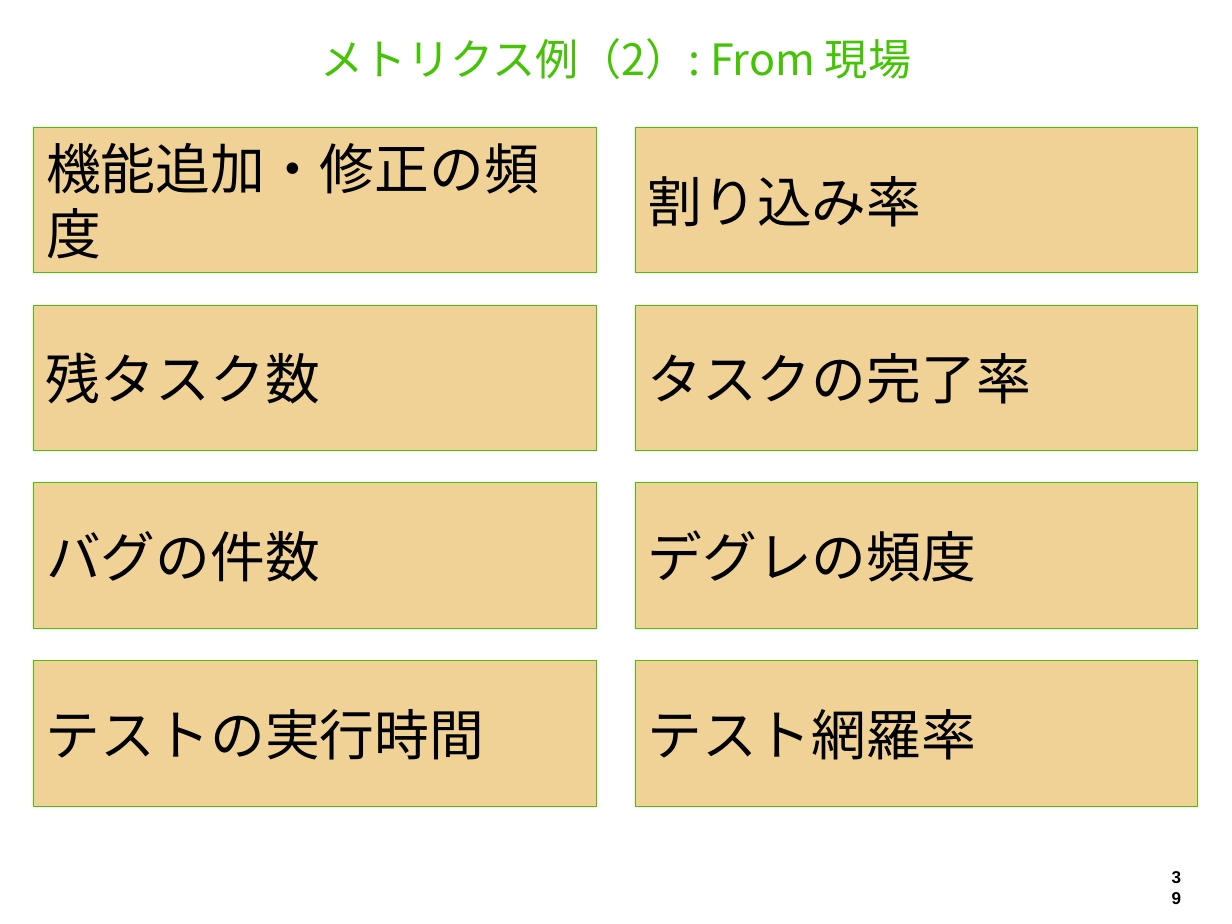
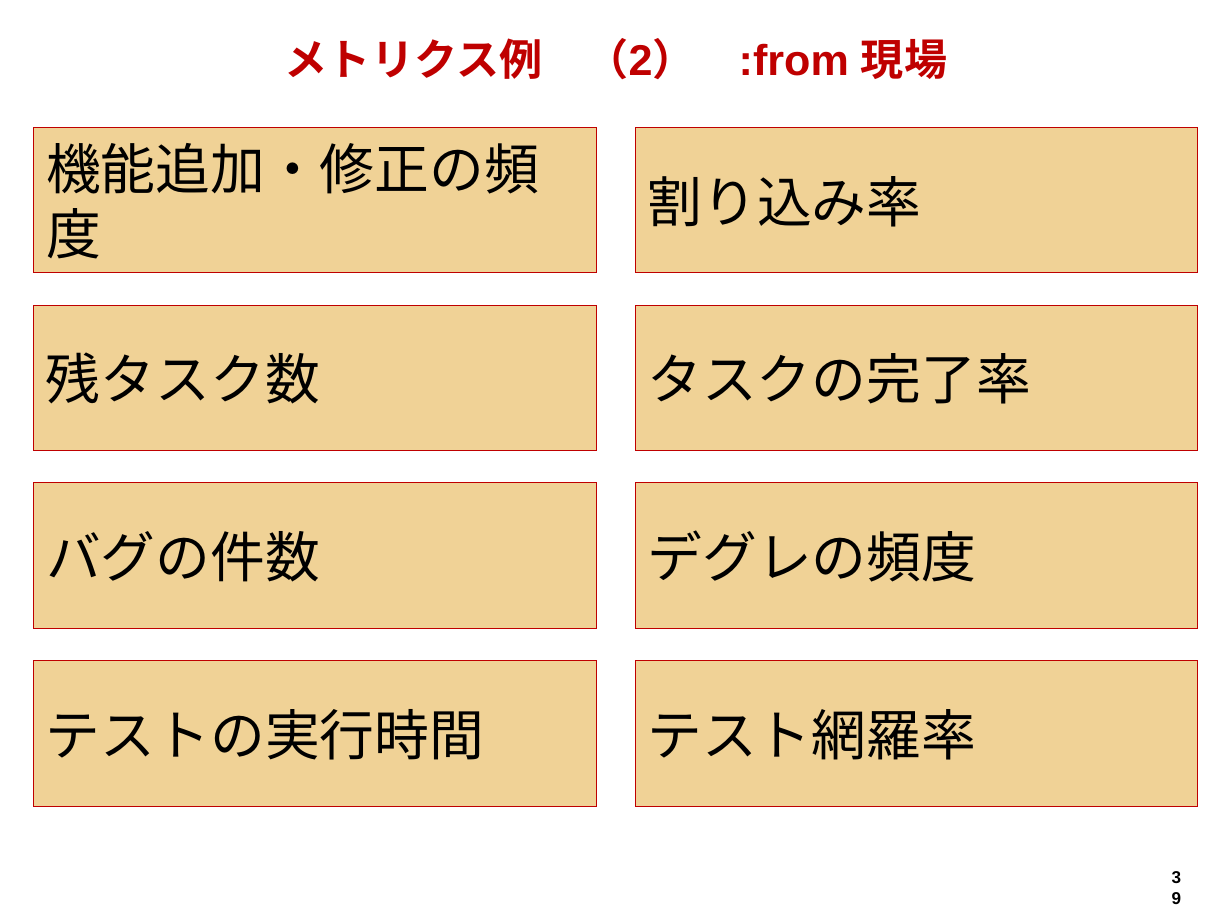
Before and after one commit to hageyahhoo/RSGT2018, a slide deck: slide 39 of MetricsWorkshop.pptx. Drawn at 1232x924 pixels with LibreOffice and Linux fonts; fonts in the diff are those of the drawing. Boxes give left, top, right and bottom in pixels: in the first picture for what was removed or moved away, otherwise in the second. Text is boxed around its words. In the diff, an @@ line names an element or a change of style, - is before the commit and + after.

Commit message:
シンプルにポイントだけ修正

```diff
--- a/MetricsWorkshop.pptx
+++ b/MetricsWorkshop.pptx
@@ title at box(285, 38, 947, 79): text changed; font Noto Sans CJK JP to Arial; text colour #44C404 to #BF0000; bold on @@
-メトリクス例（2）: From 現場
+メトリクス例 （2） :from 現場
@@ outline #44C404 0.75 pt to #BF0000 0.75 pt in 8 elements at box(34, 127, 598, 272), box(636, 127, 1199, 272), box(34, 306, 598, 451), box(636, 306, 1199, 451), box(34, 483, 598, 628), box(636, 483, 1199, 628), box(34, 660, 598, 806), box(636, 660, 1199, 806) @@
```
Also in this commit, not shown: 34 other slides changed.
